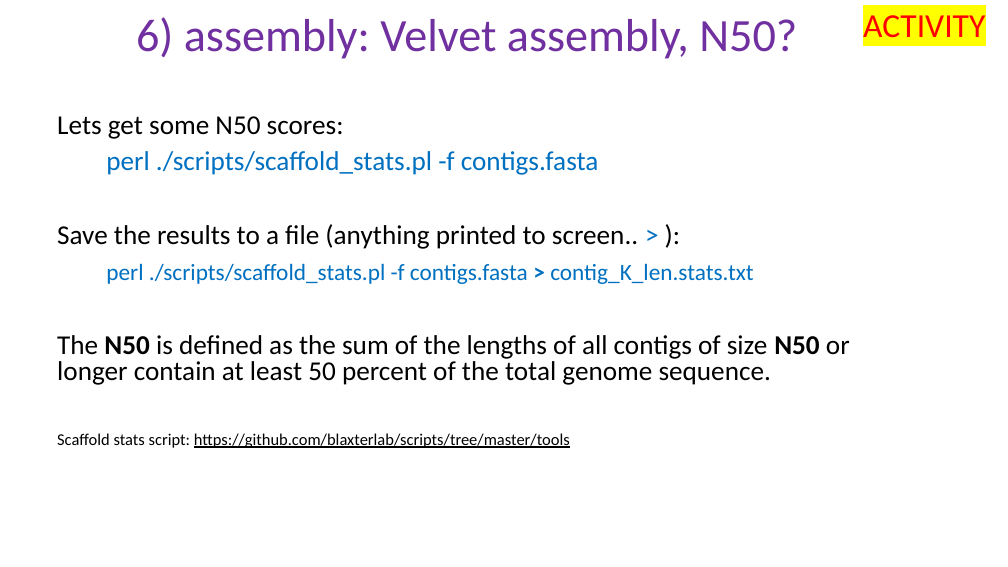
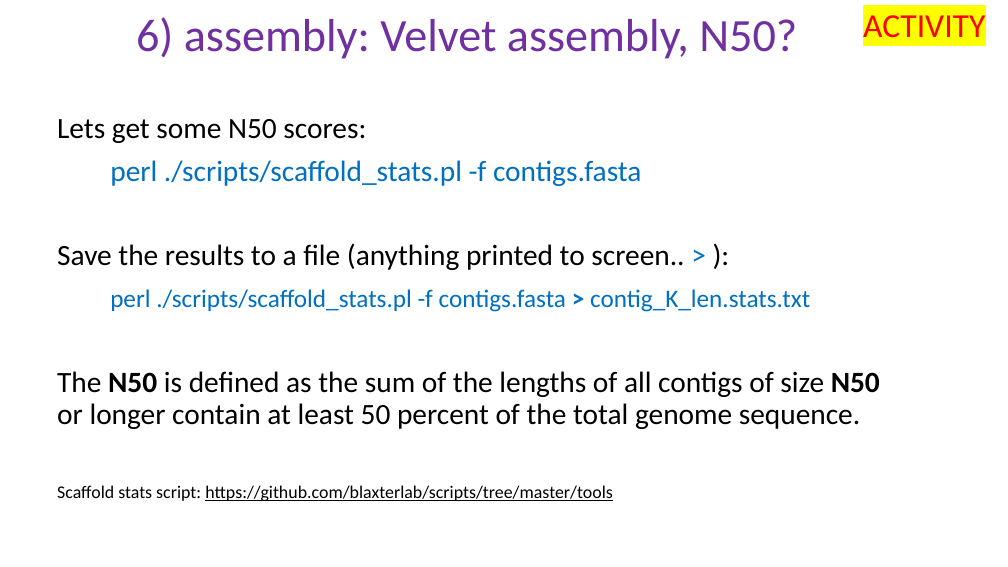
Before and after one commit to peterthorpe5/Sys_admin, a slide deck: slide 13 of cluster_course/powerpoint/6_assembly.pptx (slide 12 before the commit). Drawn at 1008x567 pixels with LibreOffice and Linux fonts; fonts in the diff are those of the drawing. Boxes give left, top, right and bottom in pixels: in the first picture for what was removed or moved away, otherwise in the second. Text is boxed around its words. In the diff, an @@ line names an element or a change of style, - is before the commit and + after.

```diff
--- a/cluster_course/powerpoint/6_assembly.pptx
+++ b/cluster_course/powerpoint/6_assembly.pptx
@@ text "Lets get some N50 scores:" at [57,119,880,501]: size 25.9 to 28 pt in "Lets get some N50 scores:", "perl ./scripts/scaffold_stats.pl -f contigs.fasta", "Save the results to a file (anything ...", "The N50 is defined as the sum ..."; size 22.2 to 24 pt in "perl ./scripts/scaffold_stats.pl -f contigs.fasta > contig_K ..."; size 15.7 to 17 pt in "Scaffold stats script: https://github.com/blaxterlab/scripts ..."; line spacing 0.8 to 0.9 @@
```
Also in this commit, not shown: 6 other slides changed, 1 slide added, 6 other files.
